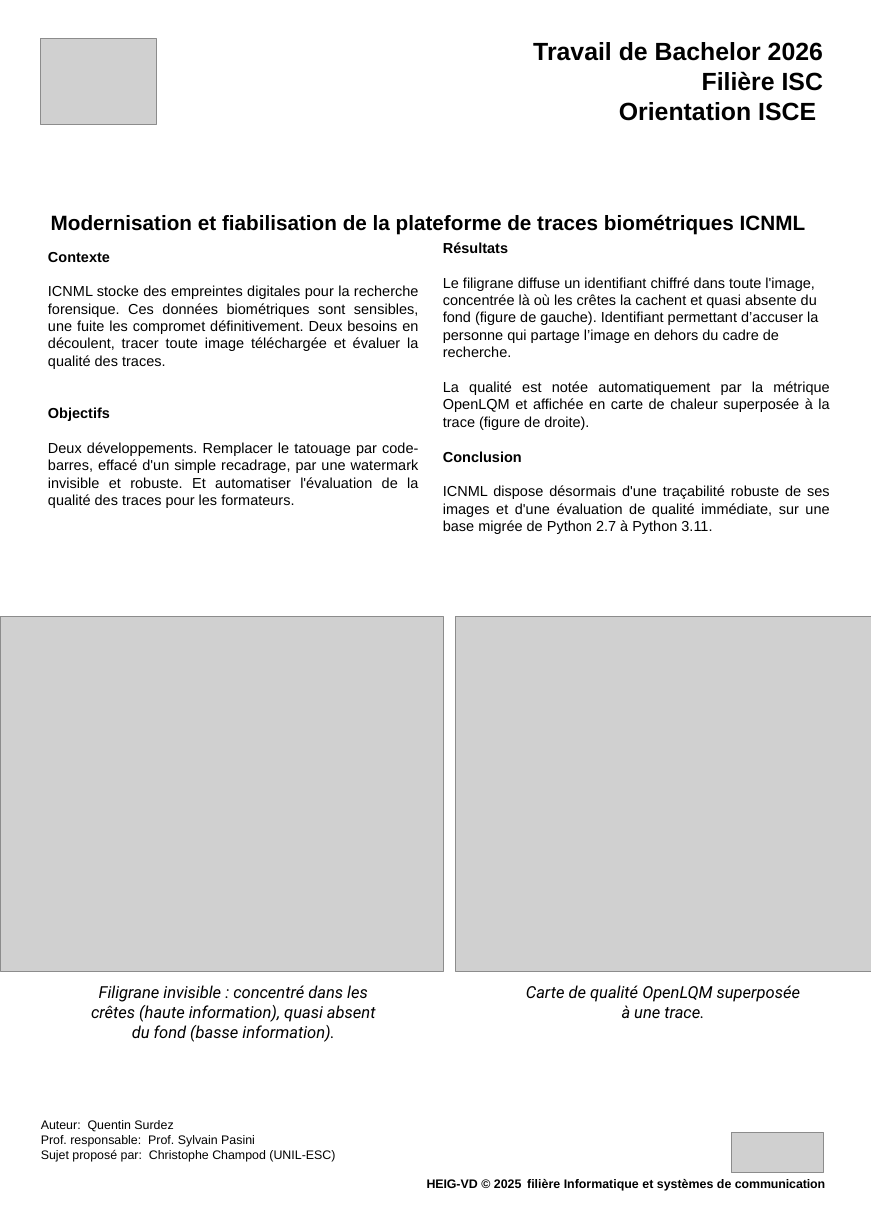
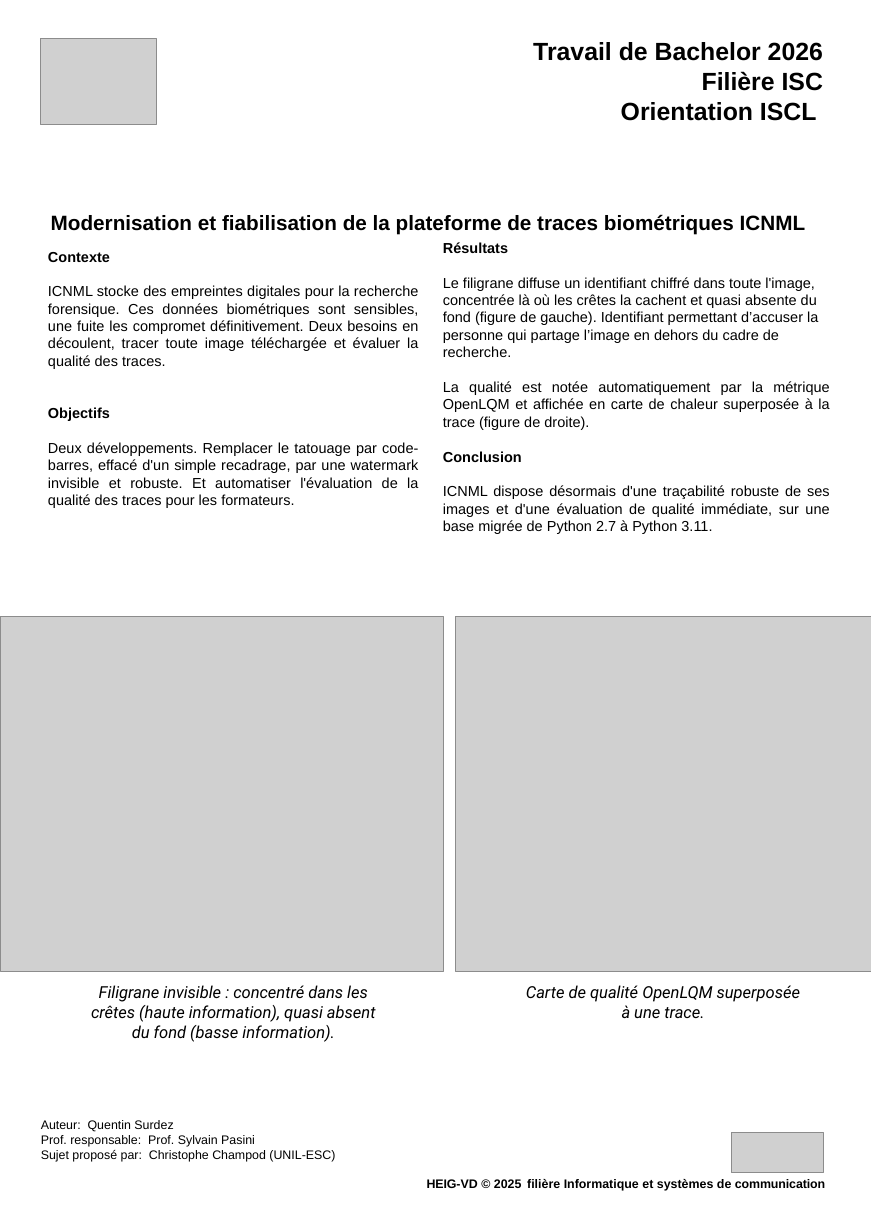
Before and after one commit to qsurdez-tb/report, a slide deck: slide 1 of bachelor_thesis/docs/TB_affiche_ICNML.pptx. Drawn at 871x1232 pixels with LibreOffice and Linux fonts; fonts in the diff are those of the drawing; grey boxes stand for pictures. Boxes give left, top, right and bottom in pixels: in the first picture for what was removed or moved away, otherwise in the second. Text is boxed around its words. In the diff, an @@ line names an element or a change of style, - is before the commit and + after.

Commit message:
fix: update poster with right orientation

```diff
--- a/bachelor_thesis/docs/TB_affiche_ICNML.pptx
+++ b/bachelor_thesis/docs/TB_affiche_ICNML.pptx
@@ text at (621,102,817,121): text changed @@
-Orientation ISCE
+Orientation ISCL
```
Also in this commit, not shown: 1 other file.
